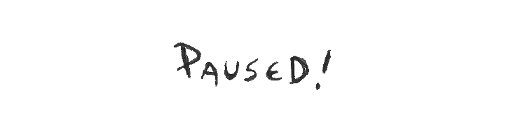
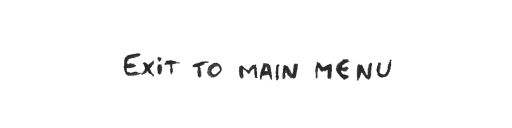
Comparing the layer stacks of the two 512px x 128px images. Changes:
showed "exit-to-main-menu", painted on it over [123, 49, 392, 89]
hid "paused" over [173, 42, 332, 90]
